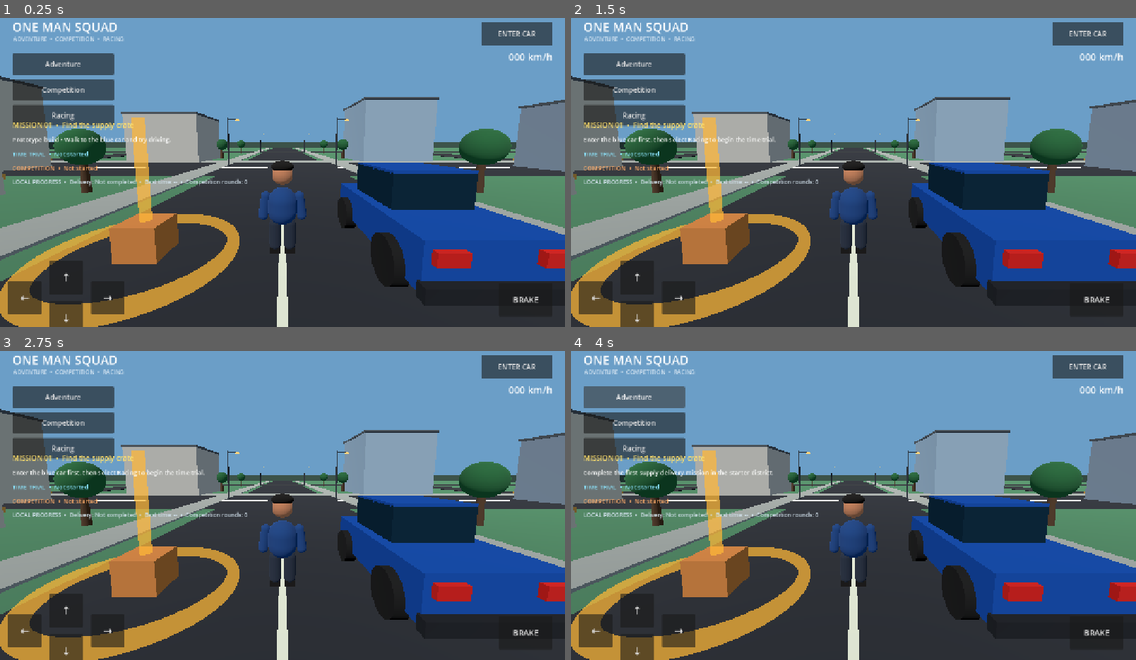
Above: before the commit, frames 1-4 (two rows, left to right).
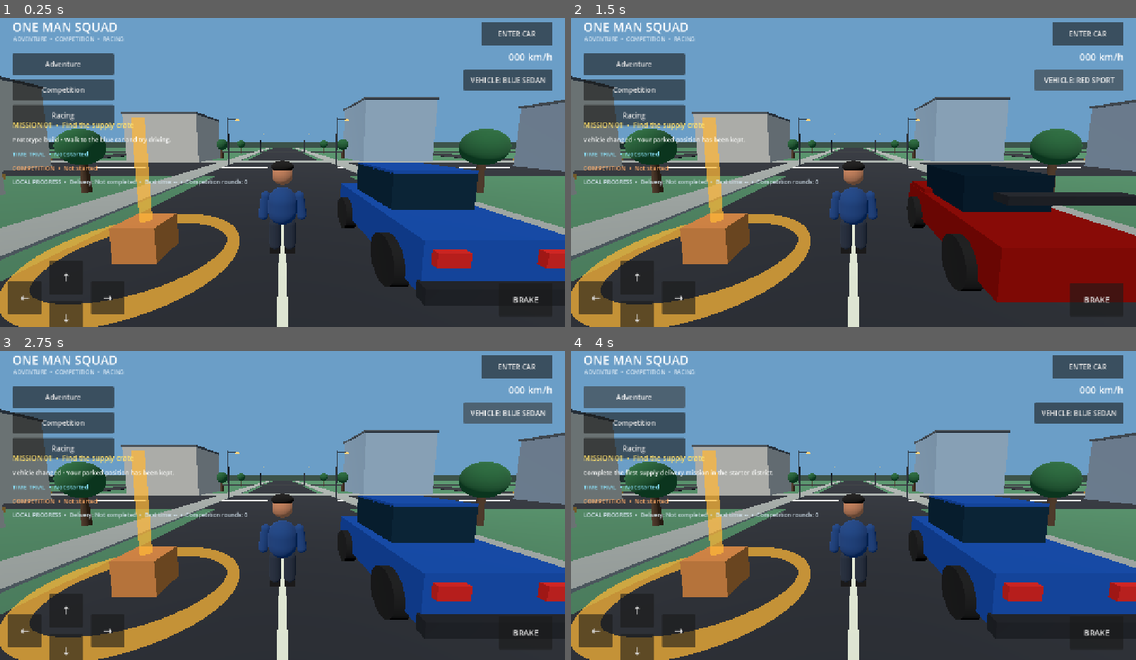
Above: after the commit, the same moments.

Repository: newgenerationnetwork617-ops/one-man-squad
Game: Godot game, scene res://scenes/main.tscn
Two runs of this game, one before a commit and one after it. Both use one fixed random seed, a clock stepped at 60 frames per second and the inputs below.
Inputs (mouse positions are in pixels of both pictures, inside the frame that each line leads up to):
- Up to frame 1 (0.25 s): no input
- Up to frame 2 (1.5 s): click "Racing" at 0.5 s; click (1079, 79) at 1.25 s, where only the run after the commit has a clickable "VEHICLE: BLUE SEDAN"
- Up to frame 3 (2.75 s): click (508, 412) at 2 s, where only the run after the commit has a clickable "VEHICLE: RED SPORT"
- Up to frame 4 (4 s): click "Adventure" at 2.75 s; click "Adventure" at 3.5 s

The runs differ from the first frame. In frame 1, 1.1% of the frame differs, in the area x 82-98%, y 16-24%; in frame 2, 12%, in the area x 2-100%, y 16-93%; in frame 3, 1.4%; in frame 4, 1.1%.

Commit message:
Add vehicle selection and expand offline racing
Add a second selectable vehicle, expand the offline time trial to twelve checkpoints, and extend gameplay verification.

Diff:
--- /dev/null
+++ b/scenes/sport_car.tscn
@@ -0,0 +1,90 @@
+[gd_scene load_steps=13 format=3]
+[ext_resource type="Script" path="res://scripts/vehicle_controller.gd" id="1"]
+[sub_resource type="BoxShape3D" id="BodyCollision"]
+size = Vector3(2.05, 1.0, 4.1)
+[sub_resource type="BoxMesh" id="BodyMesh"]
+size = Vector3(2.05, 0.72, 4.1)
+[sub_resource type="BoxMesh" id="CabinMesh"]
+size = Vector3(1.62, 0.78, 1.9)
+[sub_resource type="BoxMesh" id="SpoilerMesh"]
+size = Vector3(1.7, 0.12, 0.28)
+[sub_resource type="CylinderMesh" id="WheelMesh"]
+top_radius = 0.43
+bottom_radius = 0.43
+height = 0.3
+radial_segments = 16
+[sub_resource type="StandardMaterial3D" id="RedPaint"]
+albedo_color = Color(0.68, 0.075, 0.055, 1)
+metallic = 0.48
+roughness = 0.3
+[sub_resource type="StandardMaterial3D" id="Glass"]
+albedo_color = Color(0.055, 0.12, 0.17, 1)
+metallic = 0.16
+roughness = 0.2
+[sub_resource type="StandardMaterial3D" id="Tire"]
+albedo_color = Color(0.025, 0.028, 0.032, 1)
+roughness = 0.92
+[sub_resource type="StandardMaterial3D" id="Trim"]
+albedo_color = Color(0.12, 0.13, 0.15, 1)
+metallic = 0.5
+[sub_resource type="StandardMaterial3D" id="Lamp"]
+albedo_color = Color(0.95, 0.9, 0.7, 1)
+[sub_resource type="BoxMesh" id="LampMesh"]
+size = Vector3(0.4, 0.18, 0.12)
+[node name="SportCar" type="CharacterBody3D"]
+script = ExtResource("1")
+floor_snap_length = 0.3
+[node name="CollisionShape3D" type="CollisionShape3D" parent="."]
+position = Vector3(0, 0.7, 0)
+shape = SubResource("BodyCollision")
+[node name="Body" type="MeshInstance3D" parent="."]
+position = Vector3(0, 0.72, 0)
+mesh = SubResource("BodyMesh")
+surface_material_override/0 = SubResource("RedPaint")
+[node name="Cabin" type="MeshInstance3D" parent="."]
+position = Vector3(0, 1.36, -0.22)
+mesh = SubResource("CabinMesh")
+surface_material_override/0 = SubResource("Glass")
+[node name="Hood" type="MeshInstance3D" parent="."]
+position = Vector3(0, 1.12, -1.28)
+mesh = SubResource("BodyMesh")
+scale = Vector3(0.98, 0.18, 0.28)
+surface_material_override/0 = SubResource("RedPaint")
+[node name="RearSpoiler" type="MeshInstance3D" parent="."]
+position = Vector3(0, 1.6, 1.72)
+mesh = SubResource("SpoilerMesh")
+surface_material_override/0 = SubResource("Trim")
+[node name="HeadlightLeft" type="MeshInstance3D" parent="."]
+position = Vector3(-0.7, 0.88, -2.08)
+mesh = SubResource("LampMesh")
+surface_material_override/0 = SubResource("Lamp")
+[node name="HeadlightRight" type="MeshInstance3D" parent="."]
+position = Vector3(0.7, 0.88, -2.08)
+mesh = SubResource("LampMesh")
+surface_material_override/0 = SubResource("Lamp")
+[node name="WheelFrontLeft" type="MeshInstance3D" parent="."]
+position = Vector3(-1.04, 0.42, -1.22)
+rotation = Vector3(0, 0, 1.5708)
+mesh = SubResource("WheelMesh")
+surface_material_override/0 = SubResource("Tire")
+[node name="WheelFrontRight" type="MeshInstance3D" parent="."]
+position = Vector3(1.04, 0.42, -1.22)
+rotation = Vector3(0, 0, 1.5708)
+mesh = SubResource("WheelMesh")
+surface_material_override/0 = SubResource("Tire")
+[node name="WheelRearLeft" type="MeshInstance3D" parent="."]
+position = Vector3(-1.04, 0.42, 1.22)
+rotation = Vector3(0, 0, 1.5708)
+mesh = SubResource("WheelMesh")
+surface_material_override/0 = SubResource("Tire")
+[node name="WheelRearRight" type="MeshInstance3D" parent="."]
+position = Vector3(1.04, 0.42, 1.22)
+rotation = Vector3(0, 0, 1.5708)
+mesh = SubResource("WheelMesh")
+surface_material_override/0 = SubResource("Tire")
+[node name="CameraPivot" type="Node3D" parent="."]
+position = Vector3(0, 2.0, 0)
+[node name="Camera3D" type="Camera3D" parent="CameraPivot"]
+position = Vector3(0, 1.1, 6.4)
+rotation = Vector3(-0.12, 0, 0)
+current = false
--- a/scripts/main.gd
+++ b/scripts/main.gd
@@ -3,11 +3,14 @@
 
 const PLAYER_SCENE: PackedScene = preload("res://scenes/player.tscn")
 const CAR_SCENE: PackedScene = preload("res://scenes/starter_car.tscn")
+const SPORT_CAR_SCENE: PackedScene = preload("res://scenes/sport_car.tscn")
 
 var player: CharacterBody3D
 var vehicle: CharacterBody3D
 var status_label: Label
 var drive_button: Button
+var vehicle_select_button: Button
+var vehicle_variant := 0
 var is_driving := false
 var mission_stage := 0
 var pickup_area: Area3D
@@ -331,6 +334,17 @@
 	drive_button.pressed.connect(_toggle_vehicle)
 	root.add_child(drive_button)
 
+	vehicle_select_button = Button.new()
+	vehicle_select_button.text = "VEHICLE: BLUE SEDAN"
+	vehicle_select_button.anchor_left = 1.0
+	vehicle_select_button.anchor_right = 1.0
+	vehicle_select_button.offset_left = -230
+	vehicle_select_button.offset_right = -28
+	vehicle_select_button.offset_top = 136
+	vehicle_select_button.offset_bottom = 184
+	vehicle_select_button.pressed.connect(_cycle_vehicle)
+	root.add_child(vehicle_select_button)
+
 	_add_touch_button(root, "↑", Vector2(112, -150), "move_forward")
 	_add_touch_button(root, "↓", Vector2(112, -58), "move_back")
 	_add_touch_button(root, "←", Vector2(18, -104), "move_left")
@@ -415,6 +429,26 @@
 		mission_completed = true
 		_save_progress()
 		status_label.text = "Delivery completed • First mission reward: 100 XP"
+
+func _cycle_vehicle() -> void:
+	if is_driving:
+		status_label.text = "Exit the vehicle before changing cars."
+		return
+	if player.global_position.distance_to(vehicle.global_position) > 9.0:
+		status_label.text = "Walk near your parked car before switching vehicles."
+		return
+	var parked_transform := vehicle.global_transform
+	var previous_vehicle := vehicle
+	remove_child(previous_vehicle)
+	previous_vehicle.queue_free()
+	vehicle_variant = 1 - vehicle_variant
+	var next_scene := SPORT_CAR_SCENE if vehicle_variant == 1 else CAR_SCENE
+	vehicle = next_scene.instantiate() as CharacterBody3D
+	add_child(vehicle)
+	vehicle.global_transform = parked_transform
+	vehicle.set_physics_process(false)
+	vehicle_select_button.text = "VEHICLE: RED SPORT" if vehicle_variant == 1 else "VEHICLE: BLUE SEDAN"
+	status_label.text = "Vehicle changed • Your parked position has been kept."
 
 func _toggle_vehicle() -> void:
 	if not is_driving:
@@ -461,7 +495,15 @@
 		Vector3(0.0, 0.0, -3.0),
 		Vector3(0.0, 0.0, -16.0),
 		Vector3(0.0, 0.0, -29.0),
-		Vector3(0.0, 0.0, -37.0)
+		Vector3(0.0, 0.0, -37.0),
+		Vector3(0.0, 0.0, -8.0),
+		Vector3(18.0, 0.0, -8.0),
+		Vector3(34.0, 0.0, -8.0),
+		Vector3(34.0, 0.0, 20.0),
+		Vector3(34.0, 0.0, 48.0),
+		Vector3(0.0, 0.0, 48.0),
+		Vector3(-34.0, 0.0, 48.0),
+		Vector3(-34.0, 0.0, 20.0)
 	]
 	for index in range(checkpoint_positions.size()):
 		var marker_color := Color(0.2, 0.85, 1.0) if index < checkpoint_positions.size() - 1 else Color(1.0, 0.82, 0.2)
--- a/tests/gameplay_smoke_test.gd
+++ b/tests/gameplay_smoke_test.gd
@@ -33,6 +33,11 @@
 	_check(game.get("vehicle") is CharacterBody3D, "The starter vehicle should spawn.")
 	_check(game.get("player").get_node_or_null("Hair") != null and game.get("player").get_node_or_null("LeftEye") != null, "The upgraded player should include face and hair details.")
 	_check(game.get("vehicle").get_node_or_null("HeadlightLeft") != null and game.get("vehicle").get_node_or_null("FrontBumper") != null, "The upgraded vehicle should include front-end details.")
+	game.call("_cycle_vehicle")
+	_check(game.get("vehicle").name == "SportCar", "The player should be able to switch to the second vehicle.")
+	_check(game.get("vehicle").get_node_or_null("RearSpoiler") != null, "The second vehicle should include its own visual details.")
+	game.call("_cycle_vehicle")
+	_check(game.get("vehicle").name == "StarterCar", "The player should be able to switch back to the starter car.")
 	_check(game.get("vehicle").get("wheel_nodes").size() == 4, "The vehicle controller should register all four animated wheels.")
 	_check(game.get_child_count() > 40, "The starter district should include additional streetscape details.")
 	_check(game.get("player").get_node_or_null("Head") != null and game.get("player").get_node_or_null("Torso") != null, "The player should use a humanoid blockout rather than a capsule-only placeholder.")
@@ -57,9 +62,9 @@
 	game.call("_start_time_trial")
 	_check(game.get("race_active") == true, "The time trial should start while driving.")
 	game.set("race_elapsed", 12.34)
-	for checkpoint_index in range(4):
+	for checkpoint_index in range(12):
 		game.call("_on_race_checkpoint_entered", vehicle, checkpoint_index)
-	_check(game.get("race_active") == false, "Passing all four checkpoints should finish the time trial.")
+	_check(game.get("race_active") == false, "Passing all twelve checkpoints should finish the time trial.")
 	_check(game.get("best_time_trial") > 0.0, "The best time should be recorded.")
 
 	game.set("is_driving", false)
Not shown, changed: docs/DEVELOPMENT_STATUS.md
